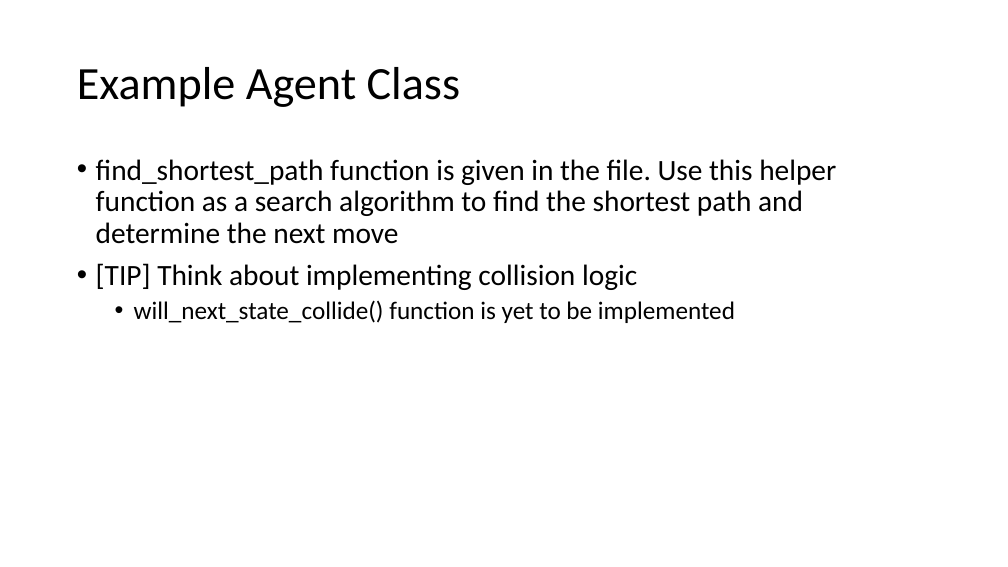
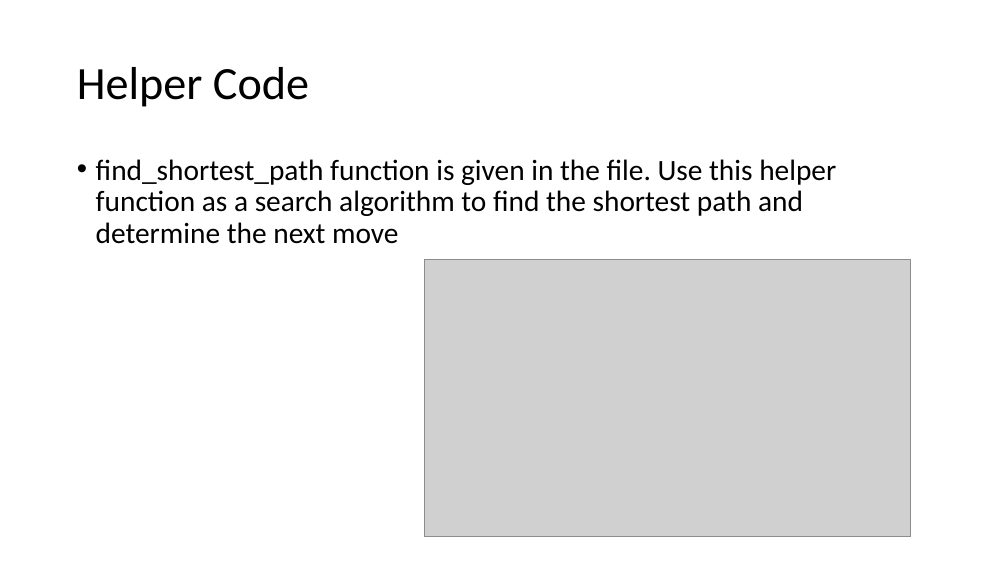
Before and after one commit to RidaHurrani/Amazon2025, a slide deck: slide 9 of slideshow/WLU_AR_Day_Activity_Instructions.pptx (slide 12 before the commit). Drawn at 1008x567 pixels with LibreOffice and Linux fonts; fonts in the diff are those of the drawing; grey boxes stand for pictures. Boxes give left, top, right and bottom in pixels: in the first picture for what was removed or moved away, otherwise in the second. Text is boxed around its words. In the diff, an @@ line names an element or a change of style, - is before the commit and + after.

```diff
--- a/slideshow/WLU_AR_Day_Activity_Instructions.pptx
+++ b/slideshow/WLU_AR_Day_Activity_Instructions.pptx
@@ title at bbox=[77, 67, 309, 107]: text changed @@
-Example Agent Class
+Helper Code
@@ text at bbox=[96, 263, 735, 323]: paragraphs removed @@
-• [TIP] Think about implementing collision logic
-  • will_next_state_collide() function is yet to be implemented
@@ picture added at bbox=[424, 259, 911, 537] @@
```
Also in this commit, not shown: 4 other slides changed, 1 other file.
